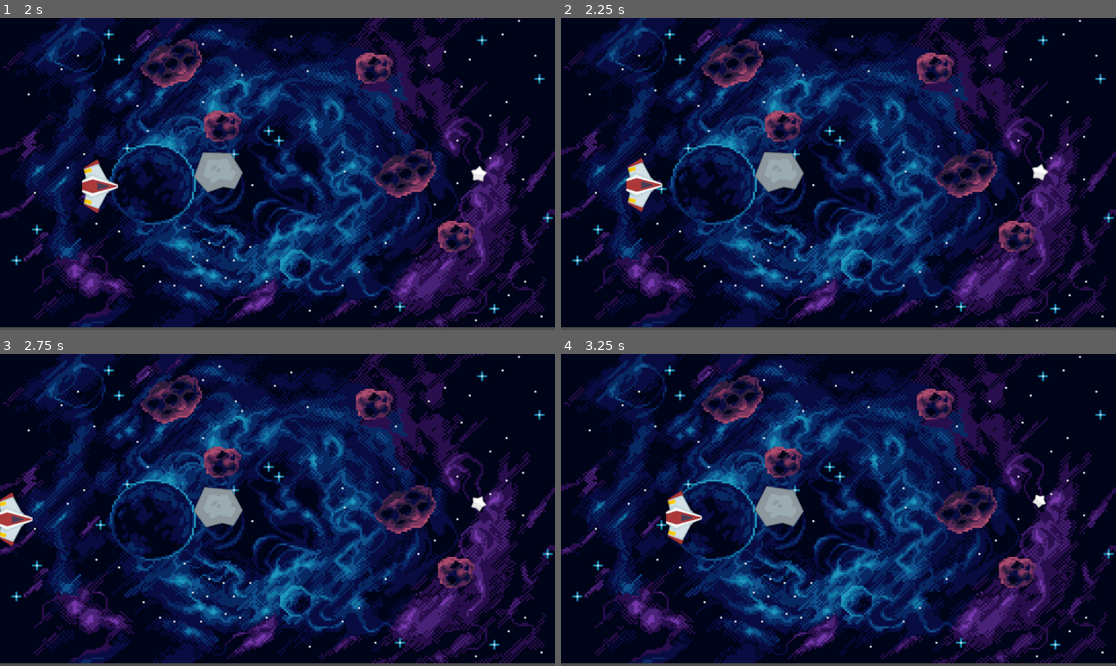
Above: before the commit, frames 1-4 (two rows, left to right).
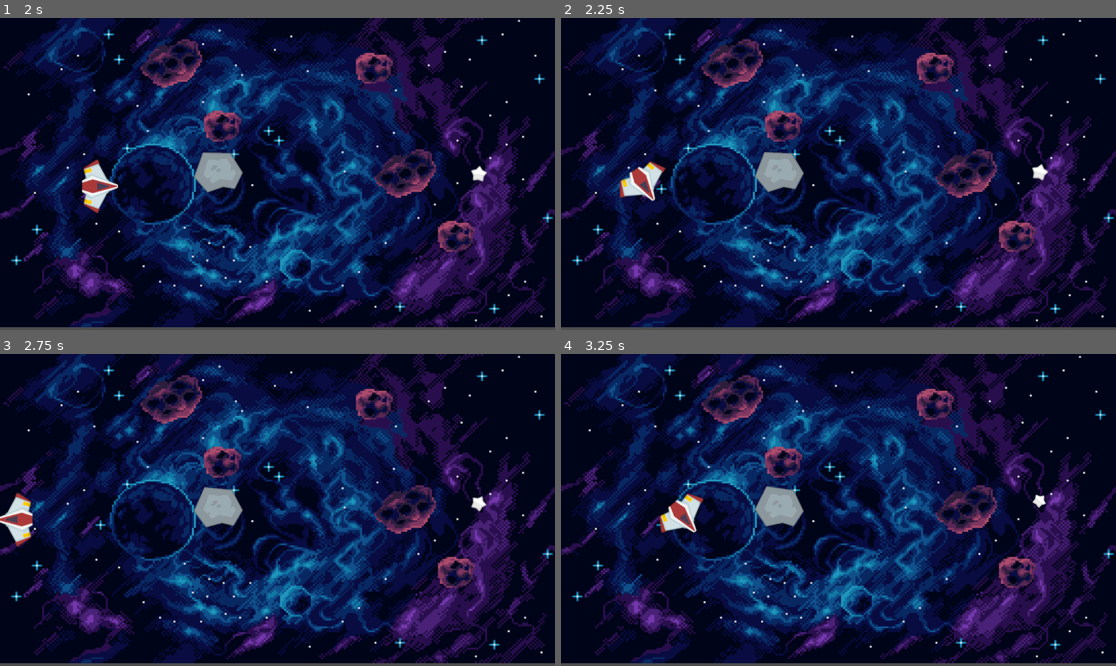
Above: after the commit, the same moments.

Repository: RusithWelisara/Space-Devil
Game: Godot game, scene res://Scenes/Levels/level_1.tscn
Same seed, same stepped clock (60 frames per second), same inputs: the game is played once before the commit and once after it.
Inputs:
- Up to frame 1 (2 s): tap Enter (ui_accept) at 0.5, 0.77, 1.52 s; hold Right (ui_right) from 0.53 s (still down)
- Up to frame 2 (2.25 s): release Right (ui_right) at 2.03 s; hold Left (ui_left) from 2.03 s (still down)
- Up to frame 3 (2.75 s): keep holding Left (ui_left)
- Up to frame 4 (3.25 s): release Left (ui_left) at 2.78 s; hold Right (ui_right) from 2.78 s (still down); tap Enter (ui_accept) at 3.02 s

Frame 1 is identical in both runs. In frame 2, 0.8% of the frame differs, in the area x 10-19%, y 44-63%; in frame 3, 0.7%; in frame 4, 0.8%.

Commit message:
Smooth Rotation

Diff:
--- a/Scripts/space_ship.gd
+++ b/Scripts/space_ship.gd
@@ -3,6 +3,8 @@
 const SPEED = 200.0
 const JUMP_VELOCITY = -400.0
 const BOUNDARY_MARGIN = 32  # Padding from edges to prevent sprite from going off-screen
+
+const ROTATION_SPEED = 5.0
 
 func _ready() -> void:
 	$AnimatedSprite2D.play("default")
@@ -54,6 +56,10 @@
 
 	move_and_slide()
 
+	# Rotate ship towards movement direction
+	if velocity != Vector2.ZERO:
+		rotation = rotate_toward(rotation, atan2(velocity.x, -velocity.y), ROTATION_SPEED * delta)
+
 	# Clamp the spaceship position to stay within the viewport
 	var viewport_rect = get_viewport_rect()
 	position.x = clamp(position.x, BOUNDARY_MARGIN, viewport_rect.size.x - BOUNDARY_MARGIN)
--- a/project.godot
+++ b/project.godot
@@ -8,11 +8,15 @@
 
 config_version=5
 
+[animation]
+
+compatibility/default_parent_skeleton_in_mesh_instance_3d=true
+
 [application]
 
 config/name="Space Devil"
 run/main_scene="uid://b72ito6mrmku3"
-config/features=PackedStringArray("4.5", "GL Compatibility")
+config/features=PackedStringArray("4.6", "GL Compatibility")
 config/icon="res://icon.svg"
 
 [editor_plugins]
Not shown, changed: .gazeai/project_index.json
